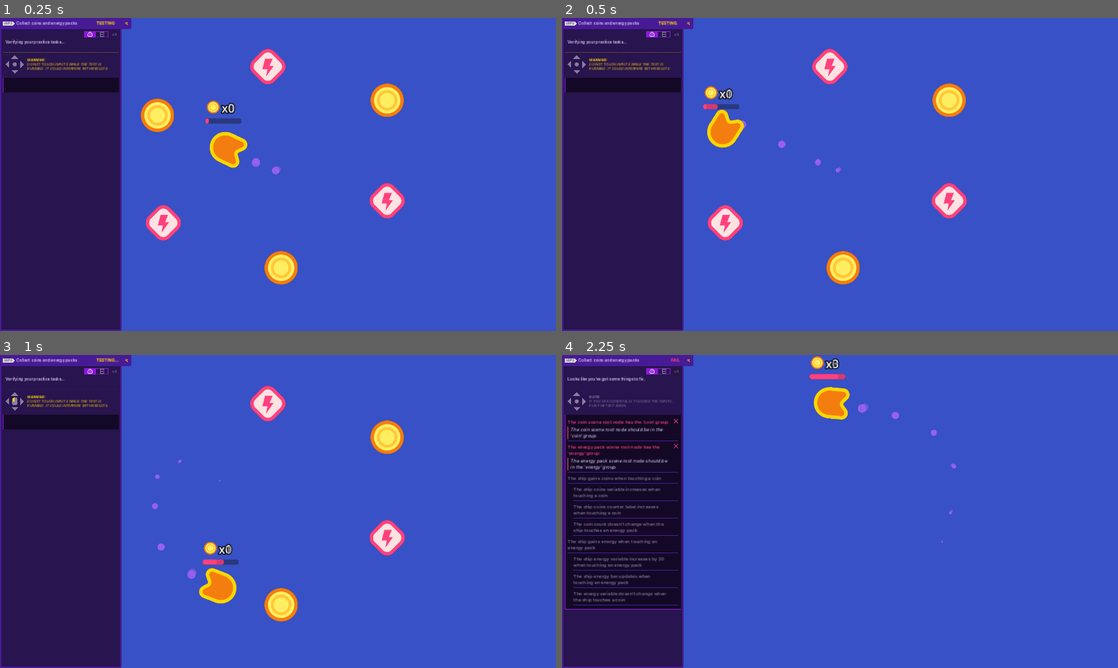
Above: before the commit, frames 1-4 (two rows, left to right).
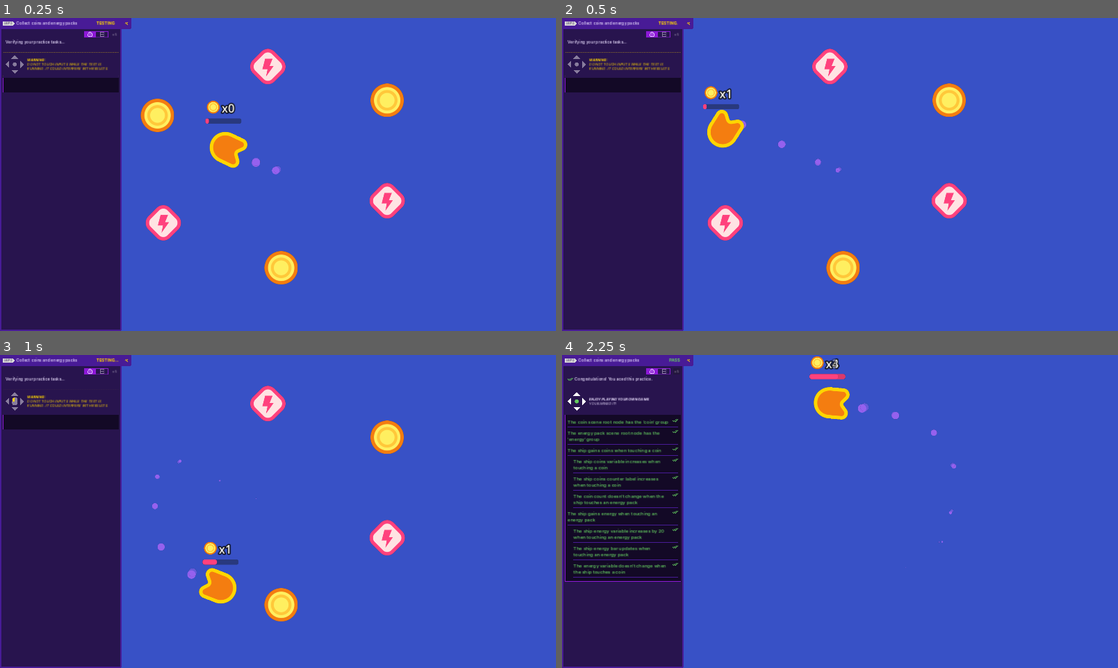
Above: after the commit, the same moments.

Repository: jonathanngkh/gdquest-jon
Game: Godot game, scene res://practices/L6.P2.coins_and_energy_packs/coins_and_energy_packs.tscn
The game is run twice, just before and just after one commit, with the same random seed, the same clock (stepped at 60 frames per second) and the same inputs. This scene is started directly instead of the project's main scene.
Inputs (mouse positions are in pixels of both pictures, inside the frame that each line leads up to):
- Up to frame 1 (0.25 s): no input
- Up to frame 2 (0.5 s): no input
- Up to frame 3 (1 s): tap Enter at 0.5 s; drag from (278, 511) to (161, 470) at 0.52 s
- Up to frame 4 (2.25 s): drag from (728, 527) to (862, 596) at 1.27 s; move the mouse to (895, 442) at 2.02 s; hold D (move_right) from 2.03 s (still down); tap Z at 2.1 s

Frame 1 is identical in both runs. In frame 2, less than 0.1% of the frame differs, in the area x 25-31%, y 22-30%; in frame 3, less than 0.1%; in frame 4, 5.8%, in the area x 0-50%, y 1-82%.

Commit message:
how to make composable scenes using groups to tag and differentiate them. lesson 6 practice 1 and 2

Diff:
--- /dev/null
+++ b/M05.loot_it_all_workbook/lessons/gem.tscn
@@ -0,0 +1,17 @@
+[gd_scene load_steps=4 format=3 uid="uid://n42ot7688wdh"]
+
+[ext_resource type="Script" path="res://lessons/item.gd" id="1_1r73u"]
+[ext_resource type="Texture2D" uid="uid://d0bh8am2qd005" path="res://assets/gem_icon.png" id="2_ohcse"]
+
+[sub_resource type="CircleShape2D" id="CircleShape2D_tyg2m"]
+radius = 31.0
+
+[node name="Gem" type="Area2D" groups=["gem"]]
+script = ExtResource("1_1r73u")
+
+[node name="Sprite2D" type="Sprite2D" parent="."]
+texture = ExtResource("2_ohcse")
+
+[node name="CollisionShape2D" type="CollisionShape2D" parent="."]
+position = Vector2(0, -4)
+shape = SubResource("CircleShape2D_tyg2m")
--- a/M05.loot_it_all_workbook/lessons/health_pack.tscn
+++ b/M05.loot_it_all_workbook/lessons/health_pack.tscn
@@ -1,13 +1,13 @@
 [gd_scene load_steps=4 format=3 uid="uid://b1xvlrrvvwkn7"]
 
-[ext_resource type="Script" path="res://lessons/health_pack.gd" id="1_h5d2l"]
+[ext_resource type="Script" path="res://lessons/item.gd" id="1_yk2c6"]
 [ext_resource type="Texture2D" uid="uid://dknpi2mq4dhpa" path="res://assets/health_icon.svg" id="1_yt0s0"]
 
 [sub_resource type="CircleShape2D" id="CircleShape2D_tyg2m"]
 radius = 25.0
 
-[node name="HealthPack" type="Area2D"]
-script = ExtResource("1_h5d2l")
+[node name="HealthPack" type="Area2D" groups=["healing_item"]]
+script = ExtResource("1_yk2c6")
 
 [node name="Sprite2D" type="Sprite2D" parent="."]
 texture = ExtResource("1_yt0s0")
--- a/M05.loot_it_all_workbook/lessons/ship.gd
+++ b/M05.loot_it_all_workbook/lessons/ship.gd
@@ -3,6 +3,7 @@
 @onready var sprite_2d: Sprite2D = $Sprite2D
 @onready var collision_polygon_2d: CollisionPolygon2D = $CollisionPolygon2D
 @onready var health_bar: ProgressBar = $UI/HealthBar
+@onready var gem_count_label: Label = $UI/GemCountLabel
 
 
 var max_speed := 1200.0
@@ -10,6 +11,7 @@
 var steering_factor := 3.0
 var health := 10.0
 var heal_amount := 10
+var gem_count := 0
 
 func _ready() -> void:
 	area_entered.connect(_on_area_entered)
@@ -35,9 +37,17 @@
 
 
 func _on_area_entered(area_that_entered: Area2D) -> void:
-	set_health(health + heal_amount)
+	if area_that_entered.is_in_group("healing_item"):
+		set_health(health + heal_amount)
+	if area_that_entered.is_in_group("gem"):
+		set_gem_count(gem_count + 1)
 
 
 func set_health(new_health: int) -> void:
 	health = new_health
 	health_bar.value = health
+
+
+func set_gem_count(new_gem_count: int) -> void:
+	gem_count = new_gem_count
+	gem_count_label.text = "x" + str(gem_count)
--- a/M05.loot_it_all_workbook/lessons/ship.tscn
+++ b/M05.loot_it_all_workbook/lessons/ship.tscn
@@ -1,8 +1,9 @@
-[gd_scene load_steps=6 format=3 uid="uid://dmv50krf4bo5r"]
+[gd_scene load_steps=8 format=3 uid="uid://dmv50krf4bo5r"]
 
 [ext_resource type="Texture2D" uid="uid://bniyrxn3r2v8h" path="res://assets/ship.png" id="3_pdppw"]
 [ext_resource type="Script" path="res://lessons/ship.gd" id="4_p1sls"]
 [ext_resource type="PackedScene" uid="uid://dgf54k70yiiff" path="res://assets/ship_visual_effects/main_thruster/main_thruster.tscn" id="5_q7c3l"]
+[ext_resource type="Texture2D" uid="uid://d0bh8am2qd005" path="res://assets/gem_icon.png" id="5_wq8e4"]
 [ext_resource type="PackedScene" uid="uid://bklom8bhpxg4h" path="res://assets/ship_visual_effects/side_thruster/side_thruster.tscn" id="6_1updt"]
 
 [sub_resource type="StyleBoxFlat" id="StyleBoxFlat_lcifr"]
@@ -11,6 +12,11 @@
 corner_radius_top_right = 4
 corner_radius_bottom_right = 4
 corner_radius_bottom_left = 4
+
+[sub_resource type="LabelSettings" id="LabelSettings_s2hh1"]
+font_size = 20
+outline_size = 8
+outline_color = Color(0, 0, 0, 1)
 
 [node name="Ship" type="Area2D"]
 script = ExtResource("4_p1sls")
@@ -48,3 +54,17 @@
 theme_override_styles/fill = SubResource("StyleBoxFlat_lcifr")
 value = 50.0
 show_percentage = false
+
+[node name="GemCountLabel" type="Label" parent="UI"]
+layout_mode = 0
+offset_left = 4.0
+offset_top = -120.0
+offset_right = 44.0
+offset_bottom = -92.0
+text = "x 0"
+label_settings = SubResource("LabelSettings_s2hh1")
+
+[node name="GemCountSprite" type="Sprite2D" parent="UI"]
+position = Vector2(-24, -104)
+scale = Vector2(0.75, 0.75)
+texture = ExtResource("5_wq8e4")
--- a/M05.loot_it_all_workbook/lessons/space_level.tscn
+++ b/M05.loot_it_all_workbook/lessons/space_level.tscn
@@ -1,8 +1,9 @@
-[gd_scene load_steps=4 format=3 uid="uid://btkjymc78ap8d"]
+[gd_scene load_steps=5 format=3 uid="uid://btkjymc78ap8d"]
 
 [ext_resource type="PackedScene" uid="uid://dmv50krf4bo5r" path="res://lessons/ship.tscn" id="2_2j1u5"]
 [ext_resource type="PackedScene" uid="uid://b1xvlrrvvwkn7" path="res://lessons/health_pack.tscn" id="3_d7jaf"]
 [ext_resource type="PackedScene" uid="uid://bxfevggvxo634" path="res://assets/background/space_background.tscn" id="3_e6xy1"]
+[ext_resource type="PackedScene" uid="uid://n42ot7688wdh" path="res://lessons/gem.tscn" id="4_4dlt2"]
 
 [node name="Level" type="Node2D"]
 
@@ -16,3 +17,12 @@
 
 [node name="HealthPack2" parent="." instance=ExtResource("3_d7jaf")]
 position = Vector2(1445, 666)
+
+[node name="Gem" parent="." instance=ExtResource("4_4dlt2")]
+position = Vector2(1221, 224)
+
+[node name="Gem2" parent="." instance=ExtResource("4_4dlt2")]
+position = Vector2(264, 702)
+
+[node name="Gem3" parent="." instance=ExtResource("4_4dlt2")]
+position = Vector2(765, 849)
--- a/M05.loot_it_all_workbook/practices/L6.P1.create_coins/coin.tscn
+++ b/M05.loot_it_all_workbook/practices/L6.P1.create_coins/coin.tscn
@@ -1,3 +1,16 @@
-[gd_scene format=3]
+[gd_scene load_steps=4 format=3 uid="uid://y87jfbqwigi0"]
 
-[node name="Coin" type="Area2D"]
+[ext_resource type="Script" path="res://practices/L6.P1.create_coins/coin.gd" id="1_08gmj"]
+[ext_resource type="Texture2D" uid="uid://b5n8ybmtouhk0" path="res://assets/practice_assets/coin.png" id="2_1s58u"]
+
+[sub_resource type="CircleShape2D" id="CircleShape2D_soafr"]
+radius = 59.0
+
+[node name="Coin" type="Area2D" groups=["coin"]]
+script = ExtResource("1_08gmj")
+
+[node name="Sprite2D" type="Sprite2D" parent="."]
+texture = ExtResource("2_1s58u")
+
+[node name="CollisionShape2D" type="CollisionShape2D" parent="."]
+shape = SubResource("CircleShape2D_soafr")
--- a/M05.loot_it_all_workbook/practices/L6.P1.create_coins/create_coins.tscn
+++ b/M05.loot_it_all_workbook/practices/L6.P1.create_coins/create_coins.tscn
@@ -1,13 +1,12 @@
-[gd_scene load_steps=3 format=3]
+[gd_scene load_steps=3 format=3 uid="uid://bksa0mt7l1xf2"]
 
 [ext_resource type="PackedScene" path="res://practices/L6.P1.create_coins/ship_create_coins.tscn" id="1_wqdh5"]
-[ext_resource type="Script" path="res://practices/L6.P1.create_coins/ship_create_coins.gd" id="2_houkv"]
+[ext_resource type="PackedScene" uid="uid://y87jfbqwigi0" path="res://practices/L6.P1.create_coins/coin.tscn" id="2_kofhr"]
 
 [node name="CreateCoins" type="Node2D"]
 
-[node name="Ship" type="Area2D" parent="." instance=ExtResource("1_wqdh5")]
+[node name="Ship" parent="." instance=ExtResource("1_wqdh5")]
 position = Vector2(973, 541)
-script = ExtResource("2_houkv")
 
 [node name="ExtraVisuals" type="Node" parent="."]
 
@@ -25,3 +24,12 @@
 grow_horizontal = 2
 grow_vertical = 2
 color = Color(0.219608, 0.317647, 0.776471, 1)
+
+[node name="Coin" parent="." instance=ExtResource("2_kofhr")]
+position = Vector2(444, 326)
+
+[node name="Coin2" parent="." instance=ExtResource("2_kofhr")]
+position = Vector2(580, 568)
+
+[node name="Coin3" parent="." instance=ExtResource("2_kofhr")]
+position = Vector2(802, 820)
--- a/M05.loot_it_all_workbook/practices/L6.P2.coins_and_energy_packs/coin.tscn
+++ b/M05.loot_it_all_workbook/practices/L6.P2.coins_and_energy_packs/coin.tscn
@@ -1,12 +1,12 @@
-[gd_scene load_steps=4 format=3]
+[gd_scene load_steps=4 format=3 uid="uid://bpkbw0mb6heo1"]
 
 [ext_resource type="Script" path="res://practices/L6.P2.coins_and_energy_packs/collectible.gd" id="1_df62u"]
-[ext_resource type="Texture2D" path="res://assets/practice_assets/coin.png" id="2_hkqei"]
+[ext_resource type="Texture2D" uid="uid://b5n8ybmtouhk0" path="res://assets/practice_assets/coin.png" id="2_hkqei"]
 
 [sub_resource type="CircleShape2D" id="CircleShape2D_8or2y"]
 radius = 57.1402
 
-[node name="Coin" type="Area2D"]
+[node name="Coin" type="Area2D" groups=["coin"]]
 script = ExtResource("1_df62u")
 
 [node name="Sprite2D" type="Sprite2D" parent="."]
--- a/M05.loot_it_all_workbook/practices/L6.P2.coins_and_energy_packs/coins_and_energy_packs.tscn
+++ b/M05.loot_it_all_workbook/practices/L6.P2.coins_and_energy_packs/coins_and_energy_packs.tscn
@@ -1,40 +1,31 @@
-[gd_scene load_steps=6 format=3]
+[gd_scene load_steps=4 format=3 uid="uid://ik30nq2v4xi5"]
 
-[ext_resource type="PackedScene" path="res://practices/L6.P2.coins_and_energy_packs/ship_coins_and_energy_packs.tscn" id="1_3iqlx"]
-[ext_resource type="Script" path="res://practices/L6.P2.coins_and_energy_packs/ship_coins_and_energy_packs.gd" id="2_fypg1"]
-[ext_resource type="PackedScene" path="res://practices/L6.P2.coins_and_energy_packs/coin.tscn" id="3_34wm5"]
-[ext_resource type="Script" path="res://practices/L6.P2.coins_and_energy_packs/collectible.gd" id="4_lk4o0"]
-[ext_resource type="PackedScene" path="res://practices/L6.P2.coins_and_energy_packs/energy_pack.tscn" id="5_ge1aw"]
+[ext_resource type="PackedScene" uid="uid://c2tueme2bb2k5" path="res://practices/L6.P2.coins_and_energy_packs/ship_coins_and_energy_packs.tscn" id="1_3iqlx"]
+[ext_resource type="PackedScene" uid="uid://bpkbw0mb6heo1" path="res://practices/L6.P2.coins_and_energy_packs/coin.tscn" id="3_34wm5"]
+[ext_resource type="PackedScene" uid="uid://clquqepmqoynv" path="res://practices/L6.P2.coins_and_energy_packs/energy_pack.tscn" id="5_ge1aw"]
 
 [node name="CoinsAndEnergyPacks" type="Node2D"]
 
-[node name="Ship" type="Area2D" parent="." instance=ExtResource("1_3iqlx")]
+[node name="Ship" parent="." instance=ExtResource("1_3iqlx")]
 position = Vector2(962, 534)
-script = ExtResource("2_fypg1")
 
-[node name="Coin" type="Area2D" parent="." groups=["coin"] instance=ExtResource("3_34wm5")]
+[node name="Coin" parent="." instance=ExtResource("3_34wm5")]
 position = Vector2(544, 336)
-script = ExtResource("4_lk4o0")
 
-[node name="EnergyPack" type="Area2D" parent="." groups=["energy"] instance=ExtResource("5_ge1aw")]
+[node name="EnergyPack" parent="." instance=ExtResource("5_ge1aw")]
 position = Vector2(564, 707)
-script = ExtResource("4_lk4o0")
 
-[node name="Coin2" type="Area2D" parent="." groups=["coin"] instance=ExtResource("3_34wm5")]
+[node name="Coin2" parent="." instance=ExtResource("3_34wm5")]
 position = Vector2(971, 862)
-script = ExtResource("4_lk4o0")
 
-[node name="EnergyPack2" type="Area2D" parent="." groups=["energy"] instance=ExtResource("5_ge1aw")]
+[node name="EnergyPack2" parent="." instance=ExtResource("5_ge1aw")]
 position = Vector2(1337, 631)
-script = ExtResource("4_lk4o0")
 
-[node name="Coin3" type="Area2D" parent="." groups=["coin"] instance=ExtResource("3_34wm5")]
+[node name="Coin3" parent="." instance=ExtResource("3_34wm5")]
 position = Vector2(1337, 284)
-script = ExtResource("4_lk4o0")
 
-[node name="EnergyPack3" type="Area2D" parent="." groups=["energy"] instance=ExtResource("5_ge1aw")]
+[node name="EnergyPack3" parent="." instance=ExtResource("5_ge1aw")]
 position = Vector2(925, 168)
-script = ExtResource("4_lk4o0")
 
 [node name="ExtraVisuals" type="Node" parent="."]
 
--- a/M05.loot_it_all_workbook/practices/L6.P2.coins_and_energy_packs/energy_pack.tscn
+++ b/M05.loot_it_all_workbook/practices/L6.P2.coins_and_energy_packs/energy_pack.tscn
@@ -1,12 +1,12 @@
-[gd_scene load_steps=4 format=3]
+[gd_scene load_steps=4 format=3 uid="uid://clquqepmqoynv"]
 
 [ext_resource type="Script" path="res://practices/L6.P2.coins_and_energy_packs/collectible.gd" id="1_p7rnm"]
-[ext_resource type="Texture2D" path="res://assets/practice_assets/energy_pack.png" id="2_uy4fv"]
+[ext_resource type="Texture2D" uid="uid://bdkl4qmqe0suw" path="res://assets/practice_assets/energy_pack.png" id="2_uy4fv"]
 
 [sub_resource type="CircleShape2D" id="CircleShape2D_gmkso"]
 radius = 57.1402
 
-[node name="EnergyPack" type="Area2D"]
+[node name="EnergyPack" type="Area2D" groups=["energy"]]
 script = ExtResource("1_p7rnm")
 
 [node name="Sprite2D" type="Sprite2D" parent="."]
--- a/M05.loot_it_all_workbook/practices/L6.P2.coins_and_energy_packs/ship_coins_and_energy_packs.gd
+++ b/M05.loot_it_all_workbook/practices/L6.P2.coins_and_energy_packs/ship_coins_and_energy_packs.gd
@@ -36,5 +36,9 @@
 
 
 func _on_area_entered(area_that_entered: Area2D) -> void:
-	energy += 20.0
-	get_node("UI/EnergyBar").value = energy
+	if area_that_entered.is_in_group("energy"):
+		energy += 20.0
+		get_node("UI/EnergyBar").value = energy
+	if area_that_entered.is_in_group("coin"):
+		coins += 1
+		$UI/CoinsCount.text = "x" + str(coins)
--- a/M05.loot_it_all_workbook/practices/L6.P2.coins_and_energy_packs/ship_coins_and_energy_packs.tscn
+++ b/M05.loot_it_all_workbook/practices/L6.P2.coins_and_energy_packs/ship_coins_and_energy_packs.tscn
@@ -1,9 +1,9 @@
-[gd_scene load_steps=11 format=3]
+[gd_scene load_steps=11 format=3 uid="uid://c2tueme2bb2k5"]
 
 [ext_resource type="Script" path="res://practices/L6.P2.coins_and_energy_packs/ship_coins_and_energy_packs.gd" id="1_1broc"]
-[ext_resource type="Texture2D" path="res://assets/practice_assets/ellipse_white.png" id="2_ryswj"]
-[ext_resource type="Texture2D" path="res://assets/practice_assets/shape_ship.png" id="3_x8ub5"]
-[ext_resource type="Texture2D" path="res://assets/practice_assets/coin.png" id="4_7vy00"]
+[ext_resource type="Texture2D" uid="uid://bkueifls7csiy" path="res://assets/practice_assets/ellipse_white.png" id="2_ryswj"]
+[ext_resource type="Texture2D" uid="uid://d1xp2mgpkkc42" path="res://assets/practice_assets/shape_ship.png" id="3_x8ub5"]
+[ext_resource type="Texture2D" uid="uid://b5n8ybmtouhk0" path="res://assets/practice_assets/coin.png" id="4_7vy00"]
 
 [sub_resource type="Curve" id="Curve_f7g5y"]
 _data = [Vector2(0, 0.663194), 0.0, 0.0, 0, 0, Vector2(1, 0), -0.0319997, 0.0, 0, 0]
Renamed: M05.loot_it_all_workbook/lessons/health_pack.gd -> M05.loot_it_all_workbook/lessons/item.gd
